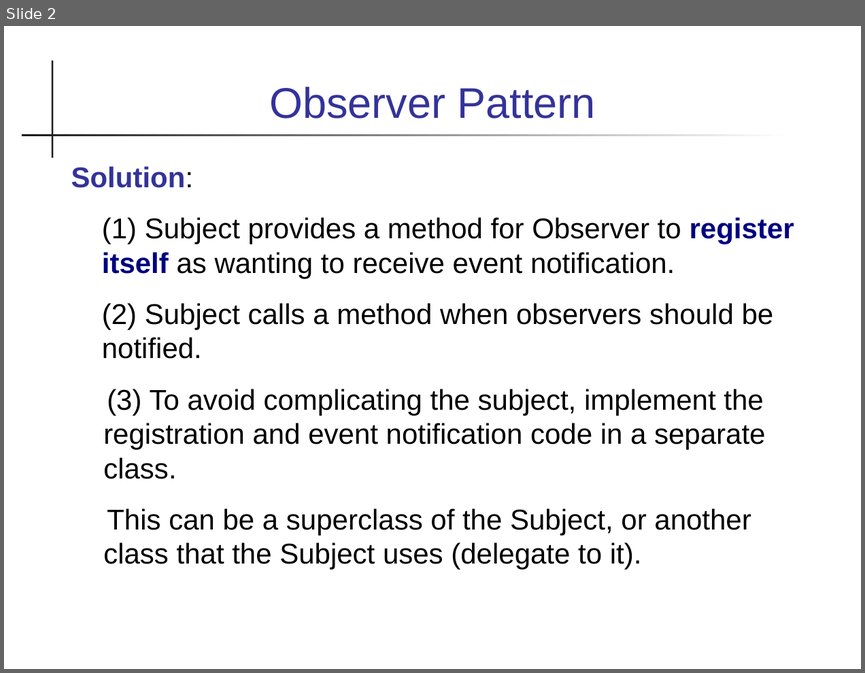
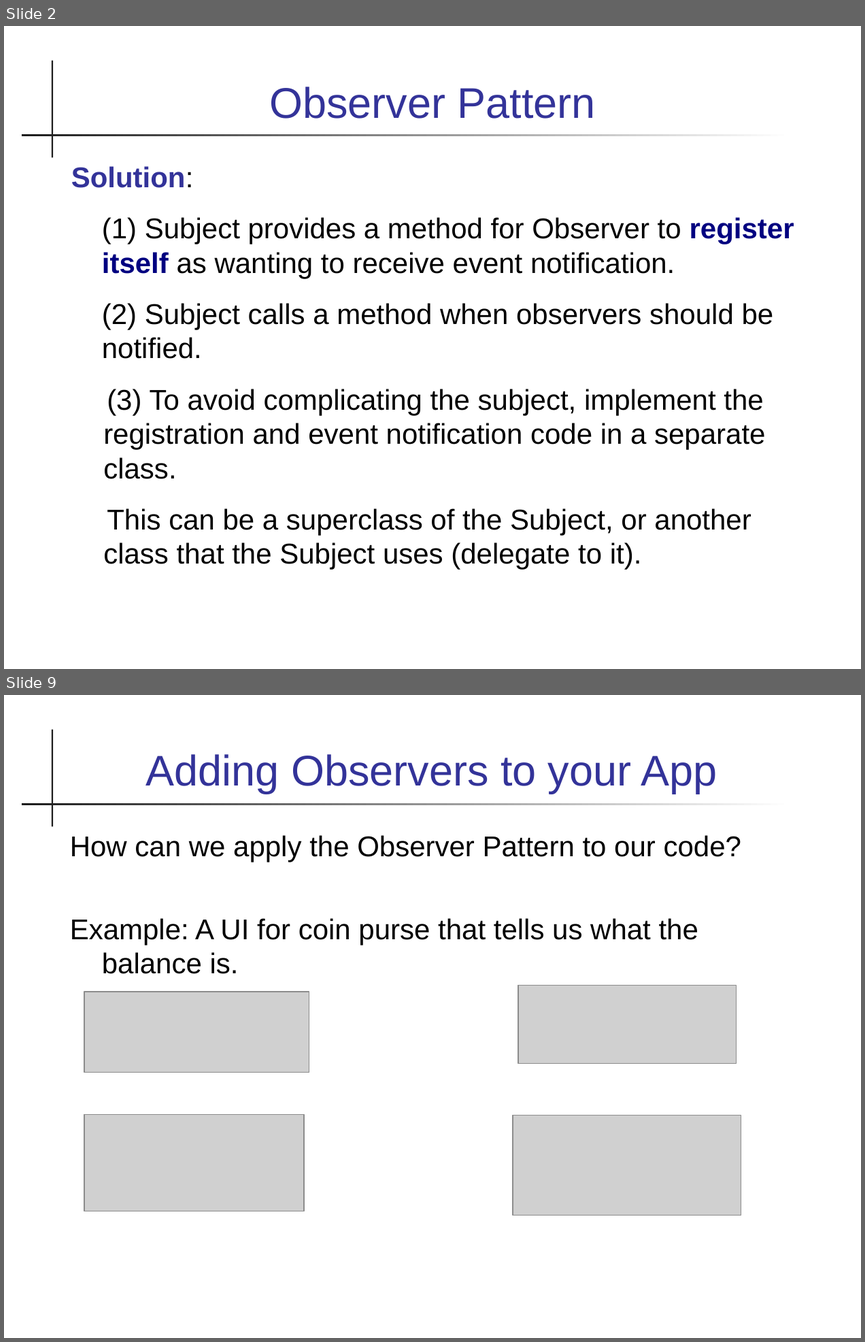
Before and after one commit to skeoop/skeoop.github.io, a slide deck: patterns/Observer Pattern.ppt. Shown one above the other, each under a label of ours: slide 2 before the commit, slides 2 and 9 after it; the slides between them are not shown. The pictures are 865x673 and 865x1342 pixels, drawn with LibreOffice and Linux fonts; fonts in the diff are those of the drawing; grey boxes stand for pictures. Boxes give left, top, right and bottom in pixels: in the first picture for what was removed or moved away, otherwise in the second. Text is boxed around its words. In the diff, an @@ line names an element or a change of style, - is before the commit and + after.

```diff
--- a/patterns/Observer Pattern.ppt
+++ b/patterns/Observer Pattern.ppt
@@ slide 9 added at (4,695,861,1338), background #FFFFFF; not listed: 2 template elements that a slide beside it also shows @@
@@ title added at (146,754,717,794), 36 pt, text #333399 @@
+Adding Observers to your App
@@ text added at (70,835,741,974), 24 pt, text #000000 @@
+How can we apply the Observer Pattern to our code?
+Example: A UI for coin purse that tells us what the balance is.
@@ picture added at (84,991,309,1072) @@
@@ picture added at (518,985,736,1064) @@
@@ picture added at (84,1114,304,1211) @@
@@ picture added at (513,1115,741,1215) @@
```
Also in this commit, not shown: 7 slides changed, 5 other slides added, 6 other files.
